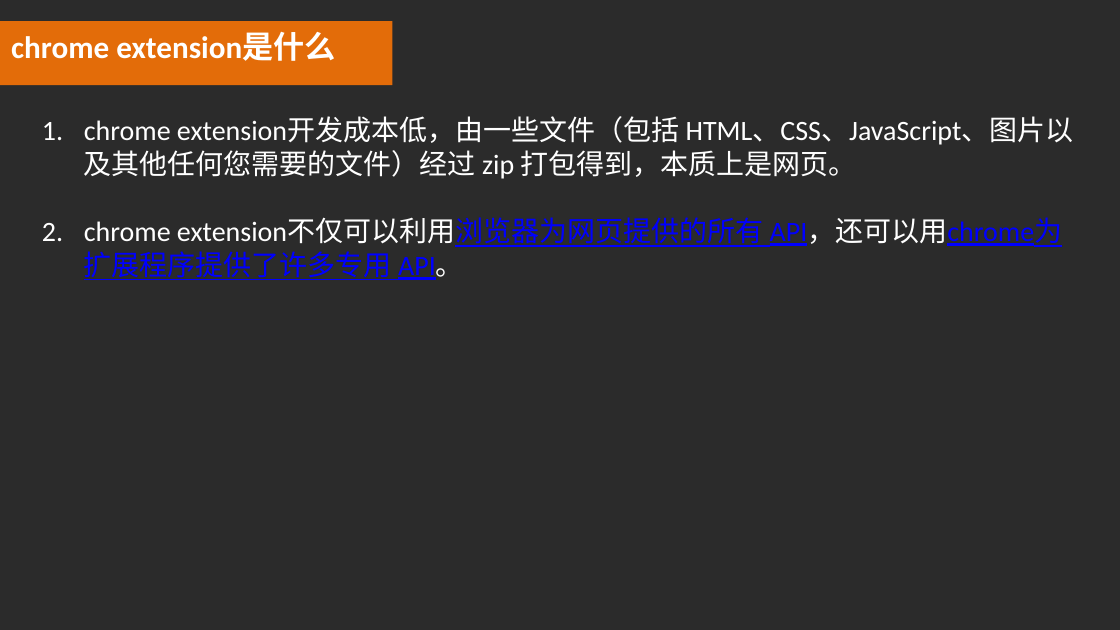
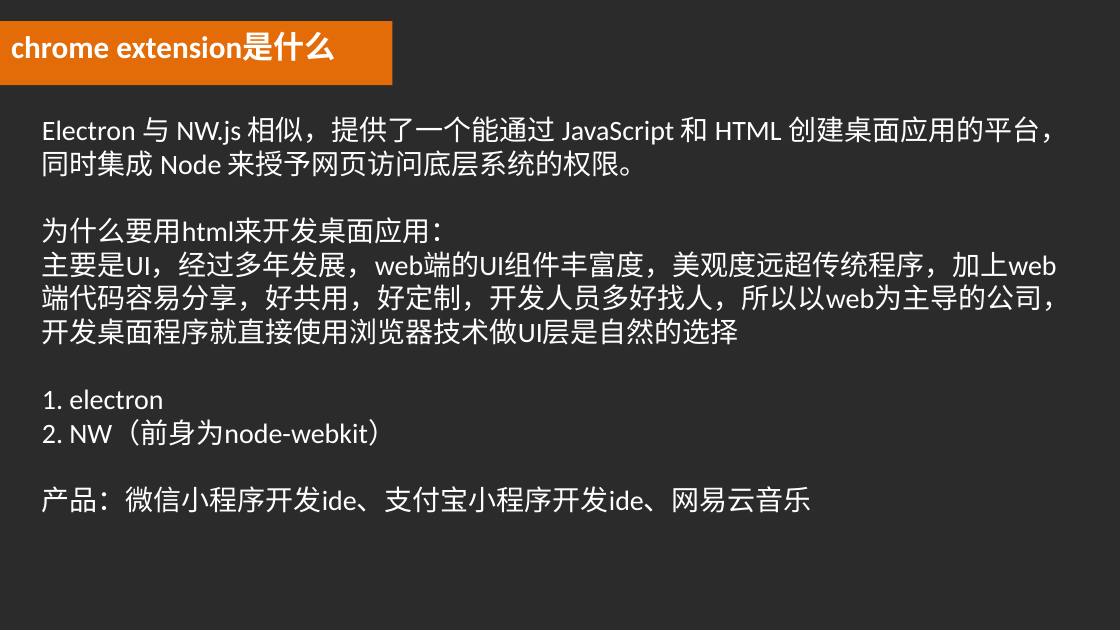
Before and after one commit to luke93h/git-blog, a slide deck: slide 48 of src/大前端简介.pptx. Drawn at 1120x630 pixels with LibreOffice and Linux fonts; fonts in the diff are those of the drawing; background and template pictures are left out; a plain dark background stands for a picture behind light text. Boxes give left, top, right and bottom in pixels: in the first picture for what was removed or moved away, otherwise in the second. Text is boxed around its words. In the diff, an @@ line names an element or a change of style, - is before the commit and + after.

```diff
--- a/src/大前端简介.pptx
+++ b/src/大前端简介.pptx
@@ text at (42, 116, 1070, 513): text changed @@
-1. chrome extension开发成本低，由一些文件（包括 HTML、CSS、JavaScript、图片以及其他任何您需要的文件）经过 zip 打包得到，本质上是网页。
-2. chrome extension不仅可以利用浏览器为网页提供的所有 API，还可以用chrome为扩展程序提供了许多专用 API。
+Electron 与 NW.js 相似，提供了一个能通过 JavaScript 和 HTML 创建桌面应用的平台，同时集成 Node 来授予网页访问底层系统的权限。
+为什么要用html来开发桌面应用：
+主要是UI，经过多年发展，web端的UI组件丰富度，美观度远超传统程序，加上web端代码容易分享，好共用，好定制，开发人员多好找人，所以以web为主导的公司，开发桌面程序就直接使用浏览器技术做UI层是自然的选择
+1. electron
+2. NW（前身为node-webkit）
+产品：微信小程序开发ide、支付宝小程序开发ide、网易云音乐
```
Also in this commit, not shown: 4 other slides changed, 1 other file.
